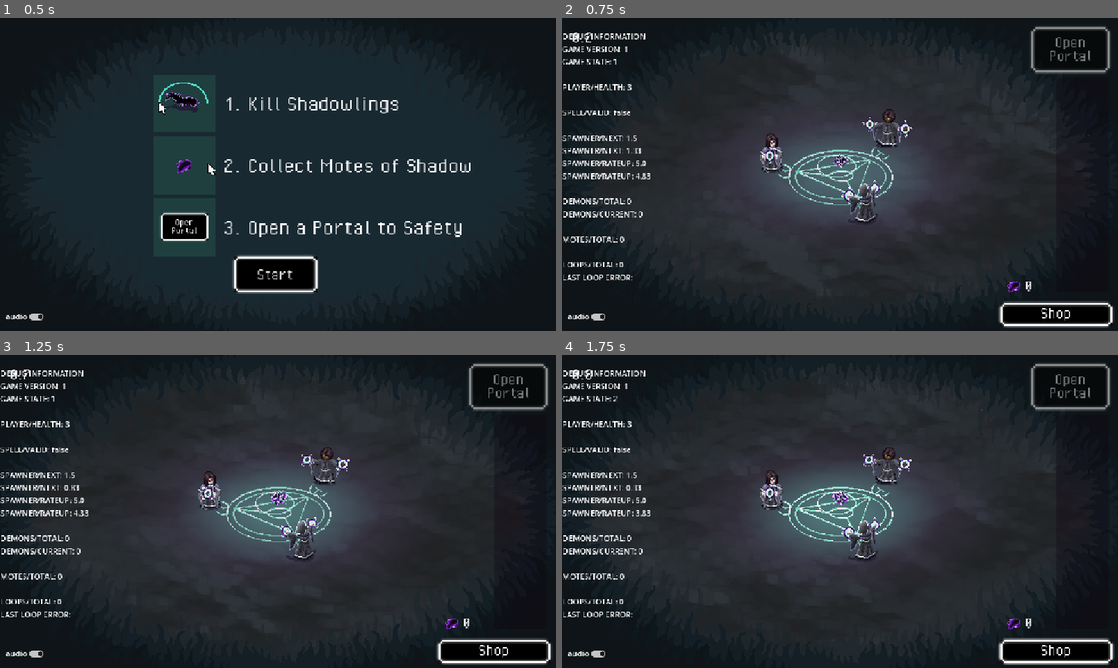
Above: before the commit, frames 1-4 (two rows, left to right).
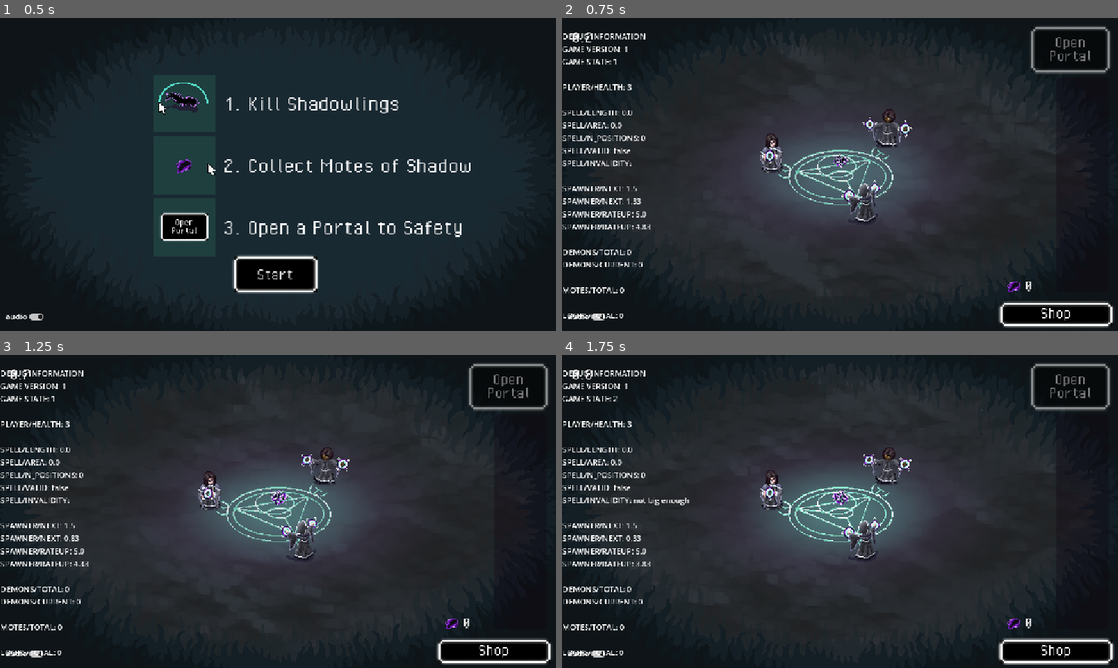
Above: after the commit, the same moments.

Repository: alifeee/loop
Game: Godot game, scene res://scenes/main2.tscn
Two runs of this game, one before a commit and one after it. Both use one fixed random seed, a clock stepped at 60 frames per second and the inputs below. This scene is started directly instead of the project's main scene. The engine's default icon, where the game draws it, is replaced by a stand-in: a white triangle on a blue panel in a dark square.
Inputs:
- Up to frame 1 (0.5 s): no input
- Up to frame 2 (0.75 s): click "Start" at 0.5 s
- Up to frame 3 (1.25 s): no input
- Up to frame 4 (1.75 s): click "Shop" at 1.25 s

Frame 1 is identical in both runs. In frame 2, 2.2% of the frame differs, in the area x 0-16%, y 29-96%; in frame 3, 2.3%; in frame 4, 2.3%, in the area x 0-23%, y 29-96%.

Commit message:
move loop drawing logic into its own script on the loop container

Diff:
--- a/scenes/game.tscn
+++ b/scenes/game.tscn
@@ -482,10 +482,13 @@
 [ext_resource type="Texture2D" uid="uid://c5dvl1g08jfka" path="res://assets/animations/water/0478.jpg" id="479_i0w0u"]
 [ext_resource type="Texture2D" uid="uid://bbr0bw3c6nu0m" path="res://assets/animations/water/0479.jpg" id="480_2ye8u"]
 [ext_resource type="Texture2D" uid="uid://dsc68c145hgix" path="res://assets/animations/water/0480.jpg" id="481_cyh8q"]
+[ext_resource type="Script" uid="uid://c58kl0mda5nqe" path="res://scripts/loops.gd" id="483_0gguc"]
 [ext_resource type="Script" uid="uid://cis34mrvusi2o" path="res://scripts/spawner.gd" id="483_7nklg"]
 [ext_resource type="Script" uid="uid://hk7nfw1jlh" path="res://scripts/centre.gd" id="483_28se1"]
 [ext_resource type="Texture2D" uid="uid://b4t0w5gm8f7jr" path="res://assets/non-animations/Ellipse.png" id="484_7nklg"]
+[ext_resource type="PackedScene" uid="uid://c23vyokedh25j" path="res://scenes/loop.tscn" id="484_lu11l"]
 [ext_resource type="Script" uid="uid://wlnvx3xswlxi" path="res://scripts/flicker.gd" id="485_dcx0s"]
+[ext_resource type="PackedScene" uid="uid://cxikwibxofj3t" path="res://scenes/loop_segment.tscn" id="485_klk3u"]
 [ext_resource type="Texture2D" uid="uid://br1a4v37vsbi3" path="res://assets/non-animations/portal.png" id="486_0gguc"]
 [ext_resource type="Texture2D" uid="uid://dd88vc85umu73" path="res://assets/animations/portal/portal_opening_sprite.png" id="487_5wsge"]
 [ext_resource type="Texture2D" uid="uid://d2oxcqjf8ihlb" path="res://assets/animations/portal/portal_open_sprite.png" id="488_lu11l"]
@@ -2160,16 +2163,11 @@
 "speed": 2.6
 }]
 
-[node name="Game" type="Node2D" node_paths=PackedStringArray("debuglabel", "spawner", "LOOP_CONTAINER")]
+[node name="Game" type="Node2D" node_paths=PackedStringArray("debuglabel", "loopcontainer", "spawner")]
 script = ExtResource("1_7odbu")
 debuglabel = NodePath("DebugOverlay/DebugInfo")
+loopcontainer = NodePath("Loops")
 spawner = NodePath("Spawner")
-LOOP_CONTAINER = NodePath("LoopsContainer")
-CONTINUOUS_CASTING = false
-LOOP_MAX_LENGTH = 1000.0
-LOOP_MIN_AREA = 500.0
-LOOP_MAX_START_END_DISTANCE = 60.0
-DAMAGE_PERCENT = 34.0
 
 [node name="Screenshaker" type="Node" parent="."]
 script = ExtResource("1_uwrxv")
@@ -2181,8 +2179,11 @@
 sprite_frames = SubResource("SpriteFrames_8ftsp")
 autoplay = "default"
 
-[node name="LoopsContainer" type="Node2D" parent="."]
+[node name="Loops" type="Node2D" parent="."]
 z_index = 1
+script = ExtResource("483_0gguc")
+packedloop = ExtResource("484_lu11l")
+packed_loop_segment = ExtResource("485_klk3u")
 
 [node name="MotesContainer" type="Node2D" parent="."]
 position = Vector2(576, 322)
--- a/scenes/main.tscn
+++ b/scenes/main.tscn
@@ -2169,14 +2169,8 @@
 [sub_resource type="GradientTexture1D" id="GradientTexture1D_0ld40"]
 gradient = SubResource("Gradient_dp3eg")
 
-[node name="Node2D2" type="Node2D" node_paths=PackedStringArray("LOOP_CONTAINER")]
+[node name="Node2D2" type="Node2D"]
 script = ExtResource("1_jyhfs")
-LOOP_CONTAINER = NodePath("LoopContainer")
-CONTINUOUS_CASTING = false
-LOOP_MAX_LENGTH = 1000.0
-LOOP_MIN_AREA = 500.0
-LOOP_MAX_START_END_DISTANCE = 60.0
-DAMAGE_PERCENT = 34.0
 
 [node name="Screenshaker" type="Node2D" parent="."]
 script = ExtResource("2_jbj1t")
--- a/scripts/game.gd
+++ b/scripts/game.gd
@@ -3,301 +3,46 @@
 # player !
 ##### THIS IS A MESS - DO NOT CHANGE WITHOUT GOOD TESTING #####
 
-var rng = RandomNumberGenerator.new()
-
 @export_group("DEBUG INFO")
 @export var debuglabel: Label
+@export var loopcontainer: LoopContainer
 @export var spawner: Spawner
-@export_group("Loop Drawing")
-@export var LOOP_CONTAINER: Node2D
-@export var CONTINUOUS_CASTING: bool = true
-@export var LOOP_MAX_LENGTH: float = 500
-@export var LOOP_MIN_AREA: float = 2500
-@export var LOOP_MAX_START_END_DISTANCE: float = 50
-@export var LOOP_SPRITE_DISTANCE: float = 5
-@export_group("Loop Damage")
-@export var LOOP_RADIUS: float = 50
-@export var PERSISTENT_SPELLS: bool = true
-@export var DAMAGE_PERCENT: float = 50
-@export_group("Loop Visuals")
-@export var DISPEL_DISTANCE: float = 25
-@export var DISPEL_TIME: float = 0.15
-
-# for bad loop
-var error = ""
-
-# loop distance tracker
-var loop_distance: float = 0
-# loop mouse positions tracker
-var mouse_positions: Array[Vector2] = []
-var loop_mouse_positions: Array[Vector2] = []
-# loop sprites
-var loop_segments: Array[AnimatedSprite2D] = []
-# true while mouse is down (hopefully) but can force drop
-var is_held = false
-# true while is valid
-var is_valid = false
-
-# sprite loops for magic
-var packed_loop_segment: PackedScene
-# sprite loop for hit animation
-var packedloop: PackedScene
-
-func _init() -> void:
-	packedloop = preload("res://scenes/loop.tscn")
-	packed_loop_segment = preload("res://scenes/loop_segment.tscn")
 
 func _ready() -> void:
 	Globals.set_gamestate(Globals.GAMESTATES.PLAYING)
-	#close_button.focus_mode = Control.FOCUS_NONE
-	Globals.start_game.connect(start)
-	Globals.pause_game.connect(pause)
-	Globals.resume_game.connect(resume)
-	Globals.end_game.connect(pause)
-	Globals.reset_game.connect(reset)
-	Globals.win.connect(win)
-	Globals.spawn_bunch_of_enemies.connect(lose)
-
 	# play tutorial theme
 	Audio.play(Audio.Sounds.TutorialTheme)
 
-func mute_audio():
-	AudioServer.set_bus_mute(AudioServer.get_bus_index("Master"), true)
-func unmute_audio():
-	AudioServer.set_bus_mute(AudioServer.get_bus_index("Master"), false)
-
-func start():
-	if CONTINUOUS_CASTING:
-		pick_up_spell(get_viewport().get_mouse_position())
-	Audio.stop(Audio.Sounds.TutorialTheme)
-	Audio.play(Audio.Sounds.MainGameTheme)
-func pause():
-	drop_spell()
-func resume():
-	pass
-func reset():
-	drop_spell()
-	Audio.stop(Audio.Sounds.MainGameTheme)
-	Audio.play(Audio.Sounds.TutorialTheme)
-func win():
-	pass
-func lose():
-	pass
-
 func _process(delta: float) -> void:
 	fill_debug_label()
-	# check for validity every frame
-	#   loop must be big enough
-	#   loop end must be close to start
-	#   once loop is valid, it stays valid
-	#   ...and the centroid calculation uses only the first loop
-	##### THIS IS A MESS - DO NOT CHANGE WITHOUT GOOD TESTING #####
-	if Globals.gamestate != Globals.GAMESTATES.PLAYING:
-		return
-	if CONTINUOUS_CASTING:
-		check_and_spawn_spell()
-	if len(mouse_positions) > 0:
-		var is_big_enough = is_big_enough_area(mouse_positions)
-		var is_close_enough = is_close_enough_to_start(mouse_positions)
-		if (is_valid) or (is_big_enough and is_close_enough):
-			make_spell_valid_level2()
-			if not is_valid: # only set mouse positions once for final loop
-				loop_mouse_positions = mouse_positions.duplicate()
-			is_valid = true
-		elif (not is_valid) and is_big_enough:
-			make_spell_valid_level1()
-		elif not is_valid:
-			make_spell_invalid()
-	else:
-		make_spell_invalid()
-
-func make_spell_invalid():
-	for sparkle in loop_segments:
-		sparkle.modulate = Color("#d9f")
-		sparkle.speed_scale = 1
-func make_spell_valid_level1():
-	for sparkle in loop_segments:
-		sparkle.modulate = Color("#d9f")
-		sparkle.speed_scale = 5
-func make_spell_valid_level2():
-	for sparkle in loop_segments:
-		sparkle.modulate = Color("#efe")
-		sparkle.speed_scale = 10
-func dispel():
-	for sparkle in loop_segments:
-		var tween = get_tree().create_tween()
-		var angle = rng.randf_range(0,2*PI)
-		var new_position = sparkle.position + Vector2(
-			DISPEL_DISTANCE * cos(angle),
-			DISPEL_DISTANCE * sin(angle)
-		)
-		var dispel_time =  DISPEL_TIME if is_valid else DISPEL_TIME * 5
-		tween.tween_property(
-			sparkle, "position", new_position, dispel_time
-		).set_trans(Tween.TRANS_SINE).set_ease(Tween.EASE_OUT)
-		tween.tween_property(
-			sparkle, "modulate:a", 0, dispel_time
-		)
-		tween.tween_callback(
-			sparkle.queue_free
-		)
-
-func do_loop_damage(pos: Vector2, radius: float) -> void:
-	Audio.play(Audio.Sounds.LoopSuccess)
-	if PERSISTENT_SPELLS:
-		# spawn a loop to do damage over time
-		var loop: Loop = packedloop.instantiate()
-		loop.position = pos
-		loop.do_damage_over_time = true
-		loop.damage_radius = radius
-		Globals.loops.append(loop)
-		LOOP_CONTAINER.add_child(loop)
-
-		print("spawn loop at ", pos)
-
-		# delete loop if there are now too many loops
-		while len(Globals.loops) > 3:
-			Globals.loops[0].die()
-
-	else:
-		# hit everything within the circle once
-		var hittable = []
-		hittable.append_array(Globals.demons)
-		hittable.append_array(Globals.drops)
-
-		# check if each item is in range and hit if it is
-		for item in hittable:
-			if item.global_position.distance_to(pos) < radius and not item.dead:
-				item.hit(DAMAGE_PERCENT)
-
-		var loop = packedloop.instantiate()
-		loop.position = pos
-		var tween = get_tree().create_tween()
-		tween.tween_property(loop, "modulate:a", 0, 0.5)
-		tween.tween_callback(
-			func(): loop.queue_free()
-		)
-		LOOP_CONTAINER.add_child(loop)
-
-# checks
-#func is_too_long(mouse_history) -> bool:
-	#var distance = 0
-	#for i in range(1,len(mouse_history)):
-		#var v_from = mouse_history[i-1]
-		#var v_to = mouse_history[i]
-		#distance += v_from.distance_to(v_to)
-	#return distance > LOOP_MAX_LENGTH
-func is_big_enough_area(mouse_history) -> bool:
-	var polygon_area = abs(Globals.calc_polygon_area(mouse_history))
-	return polygon_area > LOOP_MIN_AREA
-func is_close_enough_to_start(mouse_history) -> bool:
-	var start_pos = mouse_history[0]
-	var end_pos = mouse_history[-1]
-	return start_pos.distance_to(end_pos) < LOOP_MAX_START_END_DISTANCE
-
-func pick_up_spell(pos):
-	# mouse down: spawn sprites and reset positions
-	is_held = true
-	is_valid = false
-	mouse_positions = [pos]
-	loop_distance = 0
-
-func drop_spell():
-	# mouse up or start menu/etc: drop all sprites
-	is_held = false
-	# delete sprite segments
-	dispel()
-	mouse_positions = []
-	loop_segments = []
-	if CONTINUOUS_CASTING:
-		pick_up_spell(get_viewport().get_mouse_position())
-
-func check_and_spawn_spell():
-	# check if loop can spawn (if loop was drawn well or badly)
-	#   and spawn if so
-	if is_valid:
-		# centroid is "centre" of mouse movements
-		var centroid = Vector2(0,0)
-		for pos in loop_mouse_positions:
-			centroid = centroid + (pos / len(loop_mouse_positions))
-		do_loop_damage(centroid, LOOP_RADIUS)
-		if CONTINUOUS_CASTING:
-			drop_spell()
-
-func check_and_add_spell_point(pos):
-	# if point far from previous point, and if line not too long
-	#   add segment and carry on (wait for mouse up)
-	var last_position = mouse_positions[-1]
-	var this_position = pos
-	var distance = this_position.distance_to(last_position)
-	# length check
-	loop_distance += distance
-	if loop_distance > LOOP_MAX_LENGTH:
-		drop_spell()
-		return
-	# new point check
-	if distance > LOOP_SPRITE_DISTANCE:
-		mouse_positions.append(this_position)
-		# add sprite at midpoint
-		var midpoint = last_position.lerp(this_position, 0.5)
-		var loopsprite: AnimatedSprite2D = packed_loop_segment.instantiate()
-		var num_frames = loopsprite.sprite_frames.get_frame_count("default")
-		loopsprite.frame = rng.randi_range(0, num_frames)
-		loopsprite.frame_progress = rng.randf_range(0, 1)
-		loopsprite.position = pos
-		loop_segments.append(loopsprite)
-		add_child(loopsprite)
-
-func _input(event):
-	if event.is_action_pressed("Cheat_Add_Motes"):
-		print("press cheat!")
-		if OS.is_debug_build():
-			Globals.motes += 100
-			Globals.lifetime_motes += 100
-	# pause game
-	if event.is_action_pressed("Pause"):
-		## is playing, pause
-		#if Globals.gamestate == Globals.GAMESTATES.PLAYING:
-			#Globals.pause()
-		## if paused, play
-		#elif Globals.gamestate == Globals.GAMESTATES.SHOPPING:
-			#Globals.resume()
-		pass
-	# no looping unless playing ! >:(
-	if Globals.gamestate != Globals.GAMESTATES.PLAYING:
-		return
-	# start looping!
-	if event is InputEventMouseButton and event.is_pressed() and event.is_action_pressed("Magic"):
-		if Globals.gamestate == Globals.GAMESTATES.PLAYING:
-			pick_up_spell(event.position)
-	# stop looping!
-	elif event is InputEventMouseButton and event.is_released() and is_held:
-		# only do this if unpaused
-		if Globals.gamestate == Globals.GAMESTATES.PLAYING:
-			check_and_spawn_spell()
-		# do this whatever the weather
-		drop_spell()
-	# continue looping !
-	elif event is InputEventMouseMotion and is_held:
-		check_and_add_spell_point(event.position)
 
 func fill_debug_label():
 	var info = [
 		1,
 		Globals.gamestate,
 		Globals.player_health,
-		is_valid,
-		snappedf(spawner.timer.wait_time, 0.01),
-		snappedf(spawner.timer.time_left, 0.01),
-		snappedf(spawner.ratetimer.wait_time, 0.01),
-		snappedf(spawner.ratetimer.time_left, 0.01),
+
+		loopcontainer.spell_distance,
+		loopcontainer.spell_area,
+		len(loopcontainer.mouse_positions),
+		loopcontainer.is_valid,
+		loopcontainer.error,
+
+		spawner.timer.wait_time,
+		spawner.timer.time_left,
+		spawner.ratetimer.wait_time,
+		spawner.ratetimer.time_left,
+
 		Globals.total_demons,
 		len(Globals.demons),
+
 		Globals.lifetime_motes,
+
 		len(Globals.loops),
-		error
 	]
 	for i in range(len(info)):
+		if info[i] is float:
+			info[i] = snappedf(info[i], 0.01)
 		info[i] = str(info[i])
 	debuglabel.text = """
 	DEBUG INFORMATION
@@ -306,7 +51,11 @@
 
 	PLAYER/HEALTH: %s
 
+	SPELL/LENGTH: %s
+	SPELL/AREA: %s
+	SPELL/N_POSITIONS: %s
 	SPELL/VALID: %s
+	SPELL/INVALIDITY: %s
 
 	SPAWNER/NEXT: %s
 	SPAWNER/NEXT: %s
@@ -319,5 +68,4 @@
 	MOTES/TOTAL: %s
 
 	LOOPS/TOTAL: %s
-	LAST LOOP ERROR: %s
 	""" % info
--- /dev/null
+++ b/scripts/loops.gd
@@ -0,0 +1,197 @@
+class_name LoopContainer
+extends Node2D
+
+var rng = RandomNumberGenerator.new()
+
+@export_group("Loop Drawing")
+@export var packedloop: PackedScene
+@export var LOOP_MAX_LENGTH: float = 500
+@export var LOOP_MIN_AREA: float = 2500
+@export var LOOP_MAX_START_END_DISTANCE: float = 50
+@export var LOOP_SPRITE_DISTANCE: float = 5
+@export_group("Loop Damage")
+@export var LOOP_RADIUS: float = 50
+@export var DAMAGE_PERCENT: float = 50
+@export_group("Magic Visuals")
+@export var packed_loop_segment: PackedScene
+@export var DISPEL_DISTANCE: float = 25
+@export var DISPEL_TIME: float = 0.15
+
+## LOOP DRAWING ##
+var spell_distance: float = 0
+var spell_area: float = 0
+# loop mouse positions tracker
+var mouse_positions: Array[Vector2] = []
+var loop_mouse_positions: Array[Vector2] = []
+# loop sprites
+var loop_segments: Array[AnimatedSprite2D] = []
+# true while mouse is down (hopefully) but can force drop
+var is_held = false
+# true while is valid
+var is_valid = false
+
+var error = ""
+
+func _process(delta: float) -> void:
+	pass
+	# check for validity every frame
+	#   loop must be big enough
+	#   loop end must be close to start
+	#   once loop is valid, it stays valid
+	#   ...and the centroid calculation uses only the first loop
+	if len(mouse_positions) > 0:
+		var is_big_enough = is_big_enough_area(mouse_positions)
+		var is_close_enough = is_close_enough_to_start(mouse_positions)
+		if (is_valid) or (is_big_enough and is_close_enough):
+			make_spell_valid_level2()
+			if not is_valid: # only set mouse positions once for final loop
+				loop_mouse_positions = mouse_positions.duplicate()
+			is_valid = true
+			error = "valid"
+		elif (not is_valid) and is_big_enough:
+			make_spell_valid_level1()
+			error = "not close enough"
+		elif not is_valid:
+			make_spell_invalid()
+			error = "not big enough"
+	else:
+		make_spell_invalid()
+
+func make_spell_invalid():
+	for sparkle in loop_segments:
+		sparkle.modulate = Color("#d9f")
+		sparkle.speed_scale = 1
+func make_spell_valid_level1():
+	for sparkle in loop_segments:
+		sparkle.modulate = Color("#d9f")
+		sparkle.speed_scale = 5
+func make_spell_valid_level2():
+	for sparkle in loop_segments:
+		sparkle.modulate = Color("#efe")
+		sparkle.speed_scale = 10
+
+func dispel():
+	for sparkle in loop_segments:
+		var tween = get_tree().create_tween()
+		var angle = rng.randf_range(0, 2 * PI)
+		var new_position = sparkle.position + Vector2(
+			DISPEL_DISTANCE * cos(angle),
+			DISPEL_DISTANCE * sin(angle)
+		)
+		var dispel_time = DISPEL_TIME if is_valid else DISPEL_TIME * 5
+		tween.tween_property(
+			sparkle, "position", new_position, dispel_time
+		).set_trans(Tween.TRANS_SINE).set_ease(Tween.EASE_OUT)
+		tween.tween_property(
+			sparkle, "modulate:a", 0, dispel_time
+		)
+		tween.tween_callback(
+			sparkle.queue_free
+		)
+
+func do_loop_damage(pos: Vector2, radius: float) -> void:
+	Audio.play(Audio.Sounds.LoopSuccess)
+	# spawn a loop to do damage over time
+	var loop: Loop = packedloop.instantiate()
+	loop.position = pos
+	loop.do_damage_over_time = true
+	loop.damage_radius = radius
+	Globals.loops.append(loop)
+	add_child(loop)
+
+	print("spawn loop at ", pos)
+
+	# delete loop if there are now too many loops
+	while len(Globals.loops) > 3:
+		Globals.loops[0].die()
+
+func is_big_enough_area(mouse_history) -> bool:
+	spell_area = abs(Globals.calc_polygon_area(mouse_history))
+	return spell_area > LOOP_MIN_AREA
+func is_close_enough_to_start(mouse_history) -> bool:
+	var start_pos = mouse_history[0]
+	var end_pos = mouse_history[-1]
+	return start_pos.distance_to(end_pos) < LOOP_MAX_START_END_DISTANCE
+
+func pick_up_spell(pos):
+	# mouse down: spawn sprites and reset positions
+	is_held = true
+	is_valid = false
+	mouse_positions = [pos]
+	spell_distance = 0
+
+func drop_spell():
+	# mouse up or start menu/etc: drop all sprites
+	is_held = false
+	# delete sprite segments
+	dispel()
+	mouse_positions = []
+	loop_segments = []
+
+func check_and_spawn_spell():
+	# check if loop can spawn (if loop was drawn well or badly)
+	#   and spawn if so
+	if not is_valid:
+		return
+	# centroid is "centre" of mouse movements
+	var centroid = Vector2(0, 0)
+	for pos in loop_mouse_positions:
+		centroid = centroid + (pos / len(loop_mouse_positions))
+	do_loop_damage(centroid, LOOP_RADIUS)
+
+func check_and_add_spell_point(pos):
+	# if point far from previous point, and if line not too long
+	#   add segment and carry on (wait for mouse up)
+	var last_position = mouse_positions[-1]
+	var this_position = pos
+	var distance = this_position.distance_to(last_position)
+	# length check
+	spell_distance += distance
+	if spell_distance > LOOP_MAX_LENGTH:
+		drop_spell()
+		return
+	# new point check
+	if distance > LOOP_SPRITE_DISTANCE:
+		mouse_positions.append(this_position)
+		# add sprite at midpoint
+		var midpoint = last_position.lerp(this_position, 0.5)
+		var loopsprite: AnimatedSprite2D = packed_loop_segment.instantiate()
+		var num_frames = loopsprite.sprite_frames.get_frame_count("default")
+		loopsprite.frame = rng.randi_range(0, num_frames)
+		loopsprite.frame_progress = rng.randf_range(0, 1)
+		loopsprite.position = pos
+		loop_segments.append(loopsprite)
+		add_child(loopsprite)
+
+func _input(event):
+	if event.is_action_pressed("Cheat_Add_Motes"):
+		print("press cheat!")
+		if OS.is_debug_build():
+			Globals.motes += 100
+			Globals.lifetime_motes += 100
+	# pause game
+	if event.is_action_pressed("Pause"):
+		## is playing, pause
+		#if Globals.gamestate == Globals.GAMESTATES.PLAYING:
+			#Globals.pause()
+		## if paused, play
+		#elif Globals.gamestate == Globals.GAMESTATES.SHOPPING:
+			#Globals.resume()
+		pass
+	# no looping unless playing ! >:(
+	if Globals.gamestate != Globals.GAMESTATES.PLAYING:
+		return
+	# start looping!
+	if event is InputEventMouseButton and event.is_pressed() and event.is_action_pressed("Magic"):
+		if Globals.gamestate == Globals.GAMESTATES.PLAYING:
+			pick_up_spell(event.position)
+	# stop looping!
+	elif event is InputEventMouseButton and event.is_released() and is_held:
+		# only do this if unpaused
+		if Globals.gamestate == Globals.GAMESTATES.PLAYING:
+			check_and_spawn_spell()
+		# do this whatever the weather
+		drop_spell()
+	# continue looping !
+	elif event is InputEventMouseMotion and is_held:
+		check_and_add_spell_point(event.position)
Not shown: 1 places in scenes/game.tscn that only renumber resources
Not shown, added: scripts/loops.gd.uid
